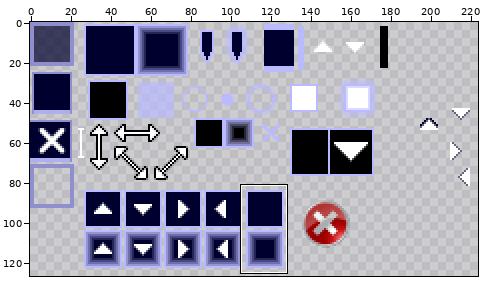
Two versions of one sprite sheet, deploy/gui/drawables/elements.png. Above: a wide view before the commit, with the close-up outlined.
Close-up. Old version:
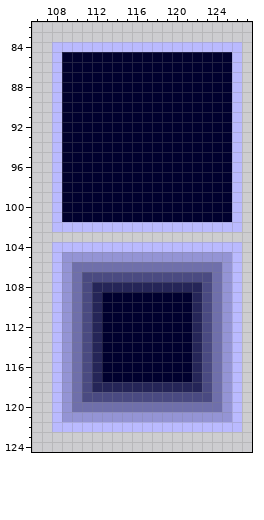
The file is 256x128 pixels. Pixels under 10% opacity are left out. Colours within 5 levels of each other are drawn and written as one. Shown: x 106..127, y 82..124. The wide view leaves out empty margins. The commit also changed other parts of the picture, which this record leaves out.
After the commit:
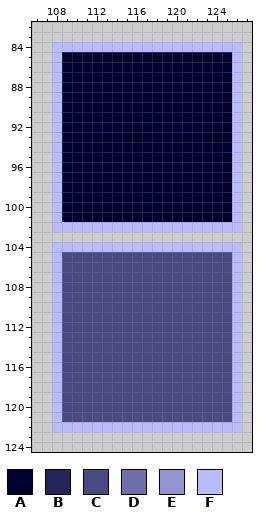
Palette (. is transparent): A #00002f  B #252558  C #4a4a82  D #6f6fab  E #9494d5  F #babaff
What changed:
@@ x 106..127 @@
 104 ..FFFFFFFFFFFFFFFFFFF.
-105 ..FEEEEEEEEEEEEEEEEEF.
-106 ..FEDDDDDDDDDDDDDDDEF.
-107 ..FEDCCCCCCCCCCCCCDEF.
-108 ..FEDCBBBBBBBBBBBCDEF.
-109 ..FEDCBAAAAAAAAABCDEF.
-110 ..FEDCBAAAAAAAAABCDEF.
-111 ..FEDCBAAAAAAAAABCDEF.
-112 ..FEDCBAAAAAAAAABCDEF.
-113 ..FEDCBAAAAAAAAABCDEF.
-114 ..FEDCBAAAAAAAAABCDEF.
-115 ..FEDCBAAAAAAAAABCDEF.
-116 ..FEDCBAAAAAAAAABCDEF.
-117 ..FEDCBAAAAAAAAABCDEF.
-118 ..FEDCBBBBBBBBBBBCDEF.
-119 ..FEDCCCCCCCCCCCCCDEF.
-120 ..FEDDDDDDDDDDDDDDDEF.
-121 ..FEEEEEEEEEEEEEEEEEF.
+105 ..FCCCCCCCCCCCCCCCCCF.
+106 ..FCCCCCCCCCCCCCCCCCF.
+107 ..FCCCCCCCCCCCCCCCCCF.
+108 ..FCCCCCCCCCCCCCCCCCF.
+109 ..FCCCCCCCCCCCCCCCCCF.
+110 ..FCCCCCCCCCCCCCCCCCF.
+111 ..FCCCCCCCCCCCCCCCCCF.
+112 ..FCCCCCCCCCCCCCCCCCF.
+113 ..FCCCCCCCCCCCCCCCCCF.
+114 ..FCCCCCCCCCCCCCCCCCF.
+115 ..FCCCCCCCCCCCCCCCCCF.
+116 ..FCCCCCCCCCCCCCCCCCF.
+117 ..FCCCCCCCCCCCCCCCCCF.
+118 ..FCCCCCCCCCCCCCCCCCF.
+119 ..FCCCCCCCCCCCCCCCCCF.
+120 ..FCCCCCCCCCCCCCCCCCF.
+121 ..FCCCCCCCCCCCCCCCCCF.
 122 ..FFFFFFFFFFFFFFFFFFF.
Pixel boxes of the changes (left, top, right, bottom) in both close-ups:
changed: (62, 252, 232, 422)
